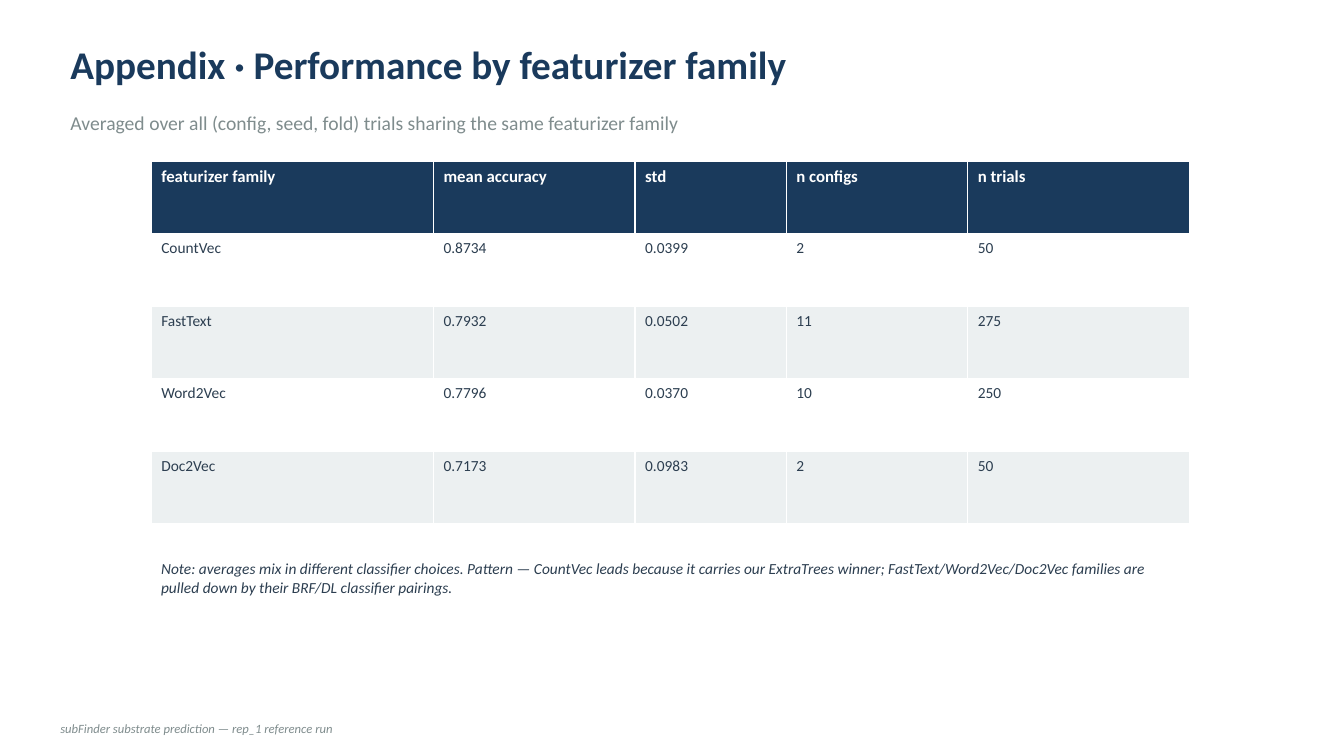
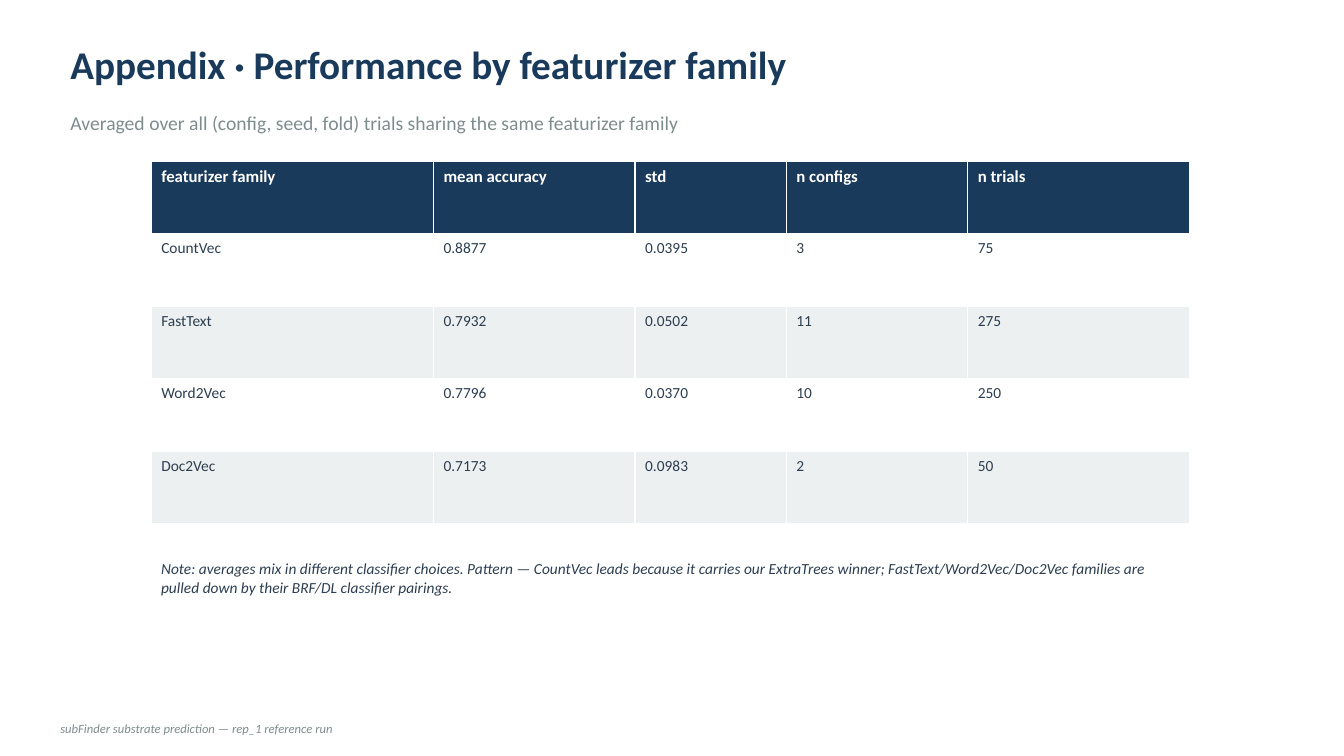
Before and after one commit to vedpiyush93-stack/subFinder_May_Release, a slide deck: slide 20 of docs/deck.pptx. Drawn at 1344x756 pixels with LibreOffice and Linux fonts; fonts in the diff are those of the drawing. Boxes give left, top, right and bottom in pixels: in the first picture for what was removed or moved away, otherwise in the second. Text is boxed around its words. In the diff, an @@ line names an element or a change of style, - is before the commit and + after.

```diff
--- a/docs/deck.pptx
+++ b/docs/deck.pptx
@@ table at [151, 161, 1190, 524] @@
-row 2: CountVec | 0.8734 | 0.0399 | 2 | 50
+row 2: CountVec | 0.8877 | 0.0395 | 3 | 75
```
Also in this commit, not shown: 6 other slides changed, 11 other files.
